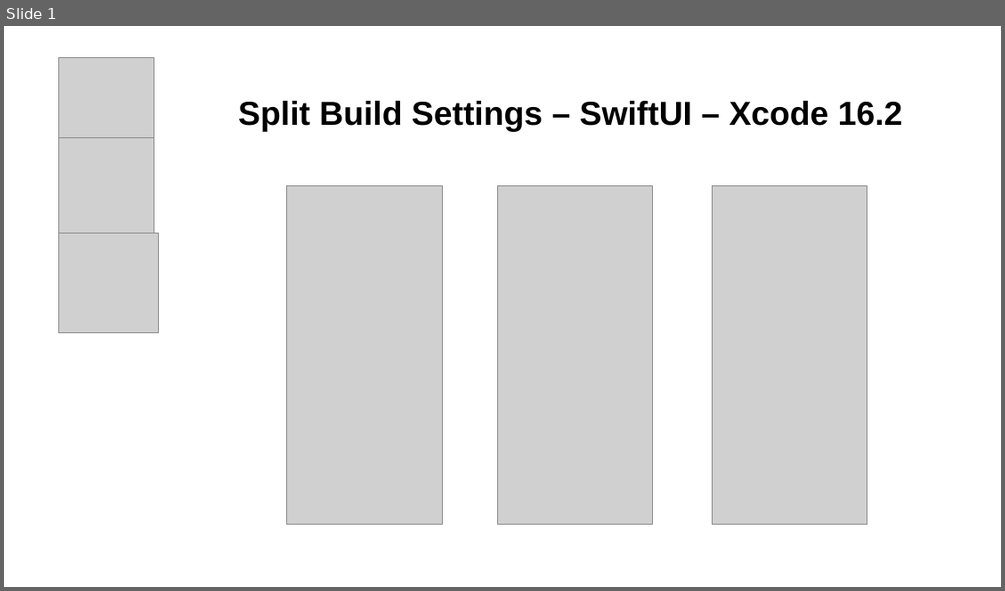
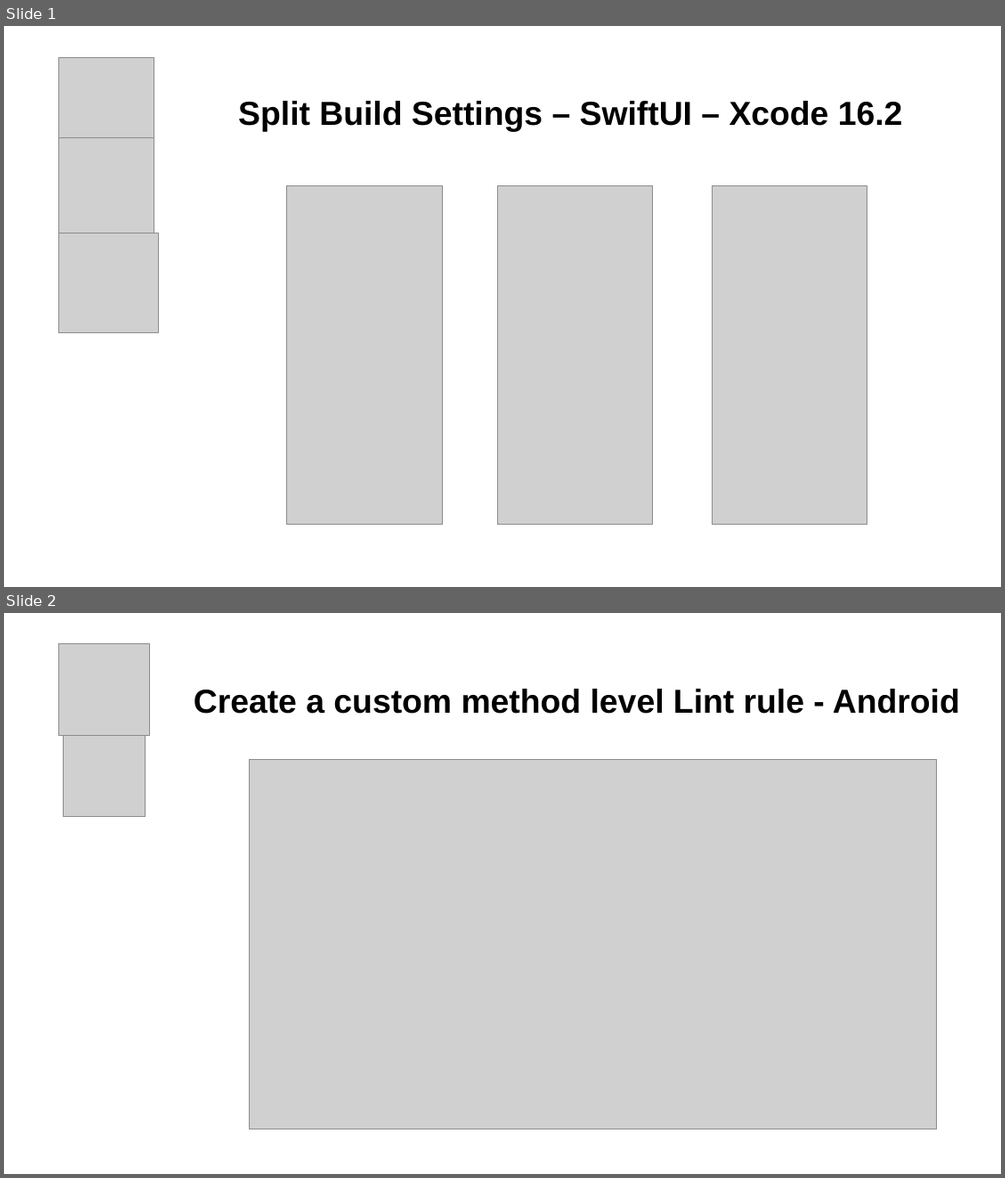
Before and after one commit to luismendezc/documentation, a slide deck: miniaturas.pptx. Shown one above the other, each under a label of ours: slide 1 before the commit, slides 1 and 2 after it. The pictures are 1005x591 and 1005x1178 pixels, drawn with LibreOffice and Linux fonts; fonts in the diff are those of the drawing; grey boxes stand for pictures; background and template pictures are left out. Boxes give left, top, right and bottom in pixels: in the first picture for what was removed or moved away, otherwise in the second. Text is boxed around its words. In the diff, an @@ line names an element or a change of style, - is before the commit and + after.

Commit message:
ios-android: Day 29 challenge and basic simulation OBserver pattern

```diff
--- a/miniaturas.pptx
+++ b/miniaturas.pptx
@@ slide 2 added at (4, 613, 1001, 1174), background picture (left out) @@
@@ picture added at (58, 643, 150, 735) @@
@@ text added at (194, 689, 960, 714), 32 pt, text #000000, bold @@
+Create a custom method level Lint rule - Android
@@ picture added at (64, 735, 146, 817) @@
@@ picture added at (250, 759, 937, 1128) @@
```
Also in this commit, not shown: 48 other files.
